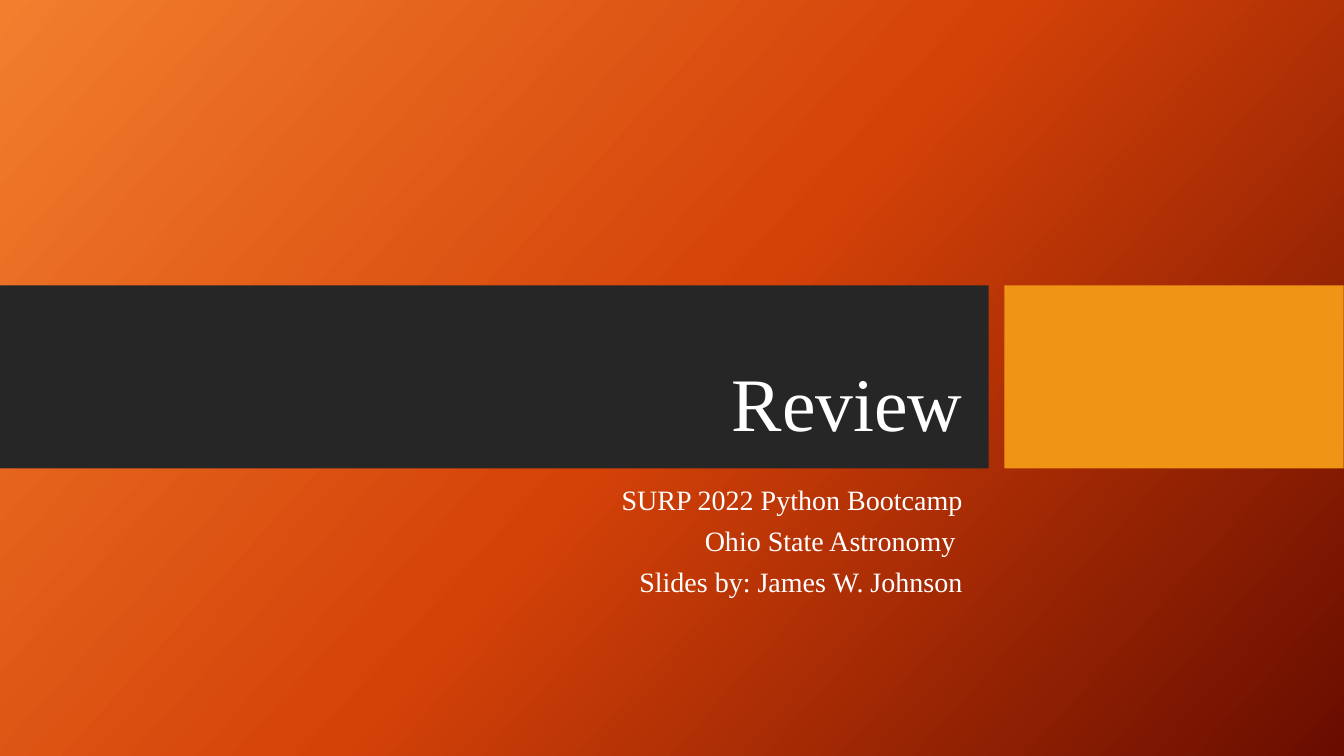
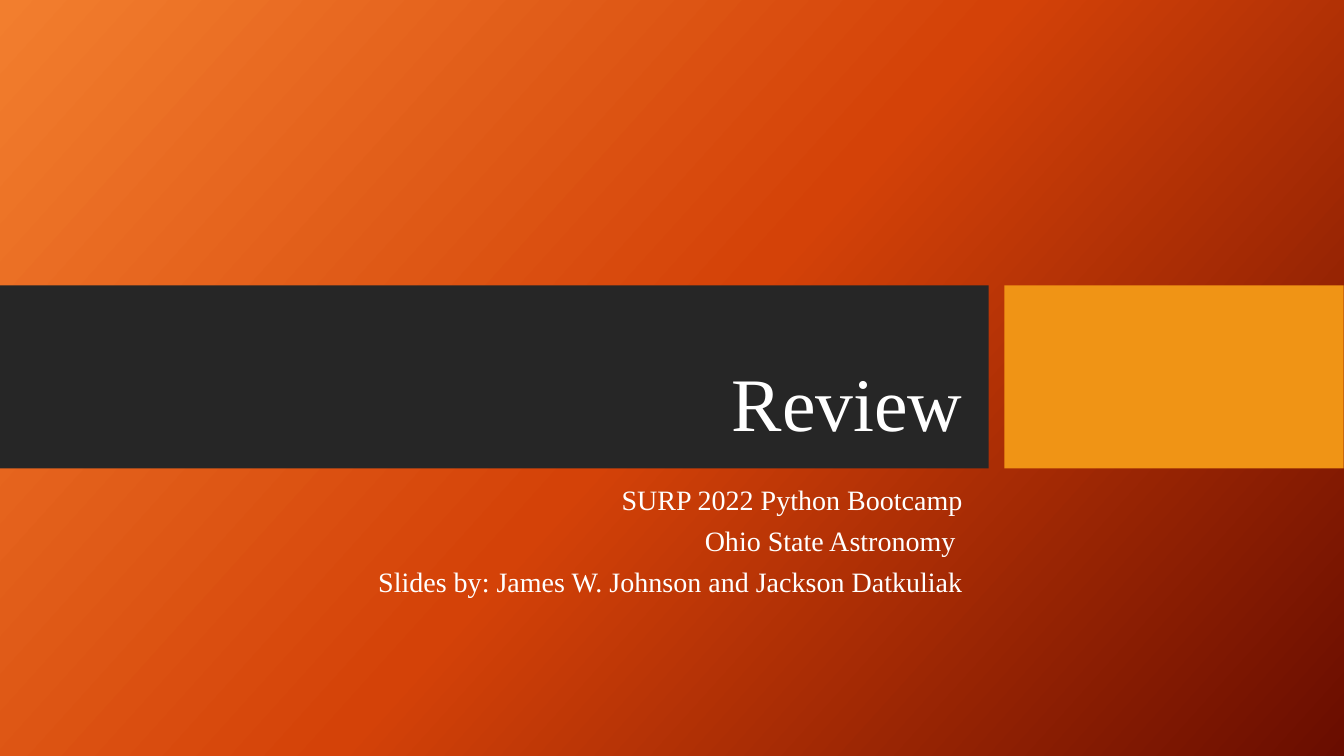
Before and after one commit to jacksondatkuliak/PythonBootcamp2026, a slide deck: slide 1 of day2/slides/review.pptx. Drawn at 1344x756 pixels with LibreOffice and Linux fonts; fonts in the diff are those of the drawing; background and template pictures are left out. Boxes give left, top, right and bottom in pixels: in the first picture for what was removed or moved away, otherwise in the second. Text is boxed around its words. In the diff, an @@ line names an element or a change of style, - is before the commit and + after.

```diff
--- a/day2/slides/review.pptx
+++ b/day2/slides/review.pptx
@@ subtitle at [378,572,963,598]: text changed @@
-Slides by: James W. Johnson
+Slides by: James W. Johnson and Jackson Datkuliak
```
Also in this commit, not shown: 2 other slides changed, 4 other files.
